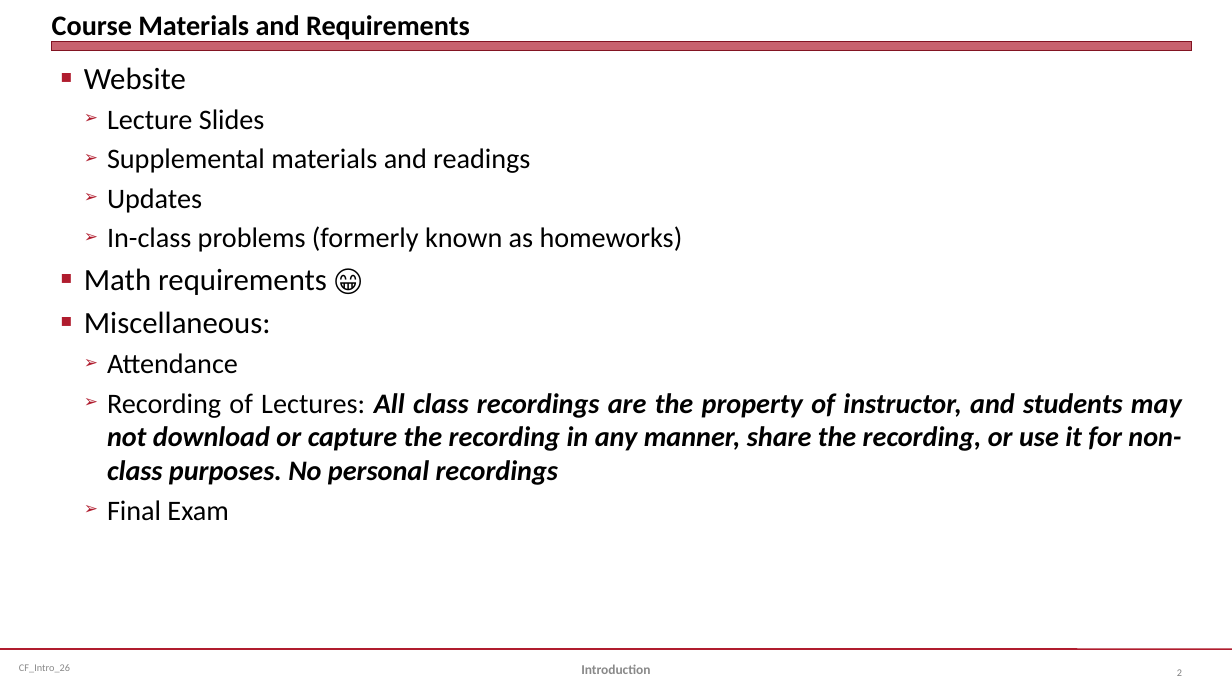
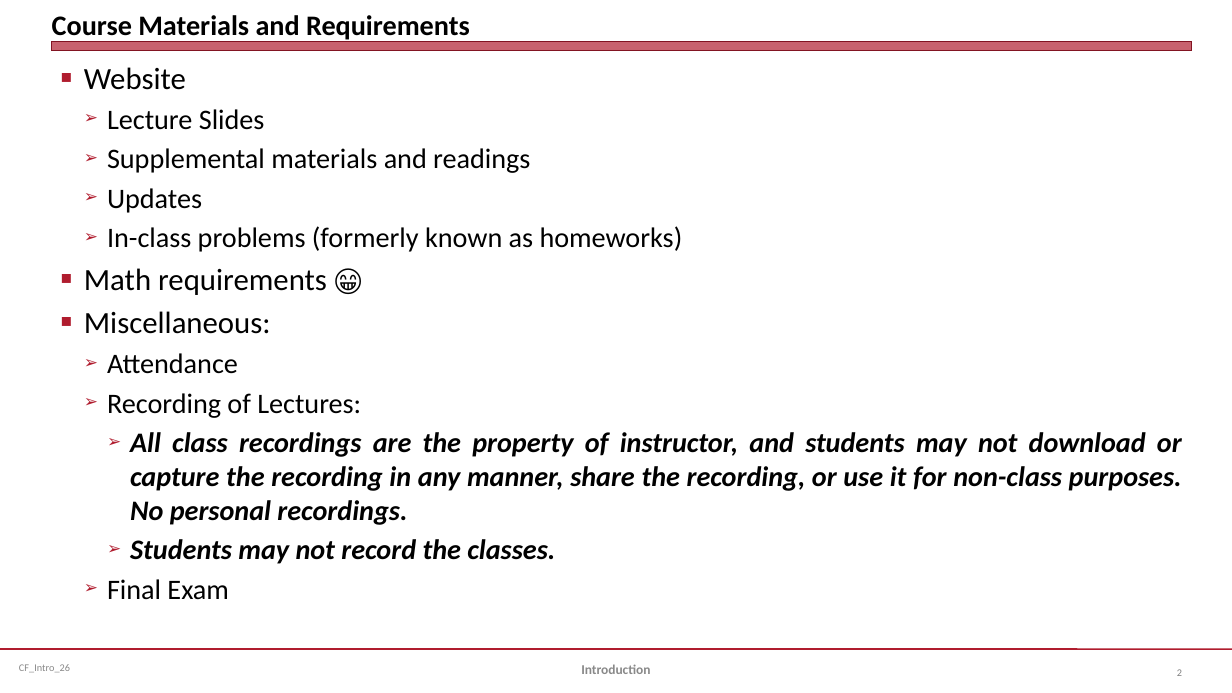
Before and after one commit to jmc877/Corporate-Finance, a slide deck: slide 2 of slides/CF_Intro_26.pptx. Drawn at 1232x693 pixels with LibreOffice and Linux fonts; fonts in the diff are those of the drawing. Boxes give left, top, right and bottom in pixels: in the first picture for what was removed or moved away, otherwise in the second. Text is boxed around its words. In the diff, an @@ line names an element or a change of style, - is before the commit and + after.

```diff
--- a/slides/CF_Intro_26.pptx
+++ b/slides/CF_Intro_26.pptx
@@ text at [107,393,1182,564]: text changed @@
-  ➢ Recording of Lectures: All class recordings are the property of instructor, and students may not download or capture the recording in any manner, share the recording, or use it for non-class purposes. No personal recordings
+  ➢ Recording of Lectures:
+    ➢ All class recordings are the property of instructor, and students may not download or capture the recording in any manner, share the recording, or use it for non-class purposes. No personal recordings.
+    ➢ Students may not record the classes.
```
Also in this commit, not shown: 3 other slides changed, 3 other files.
